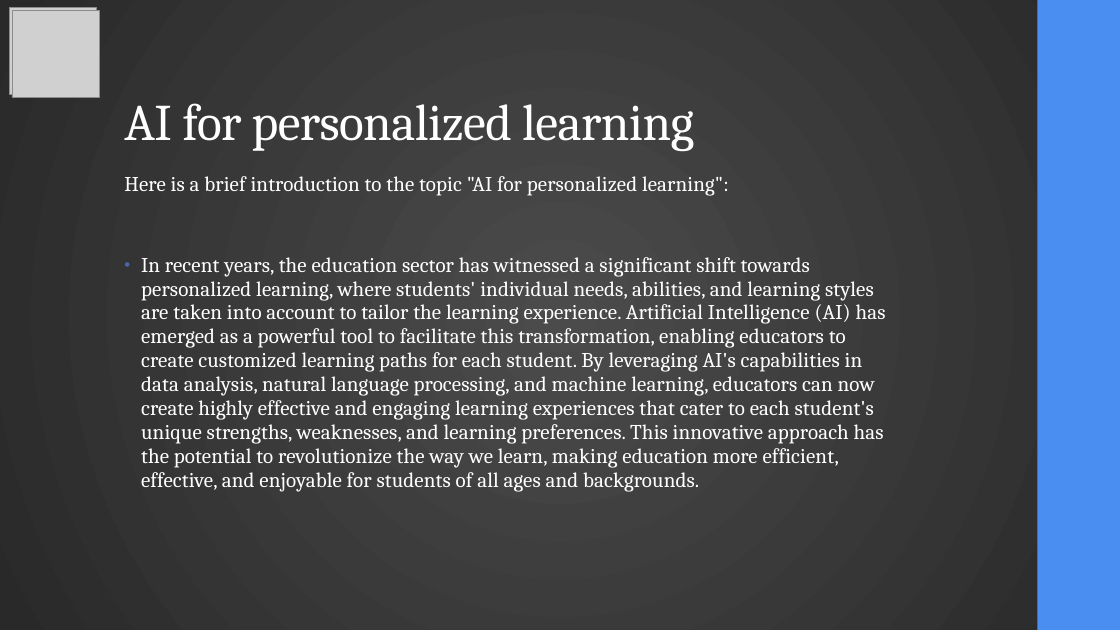
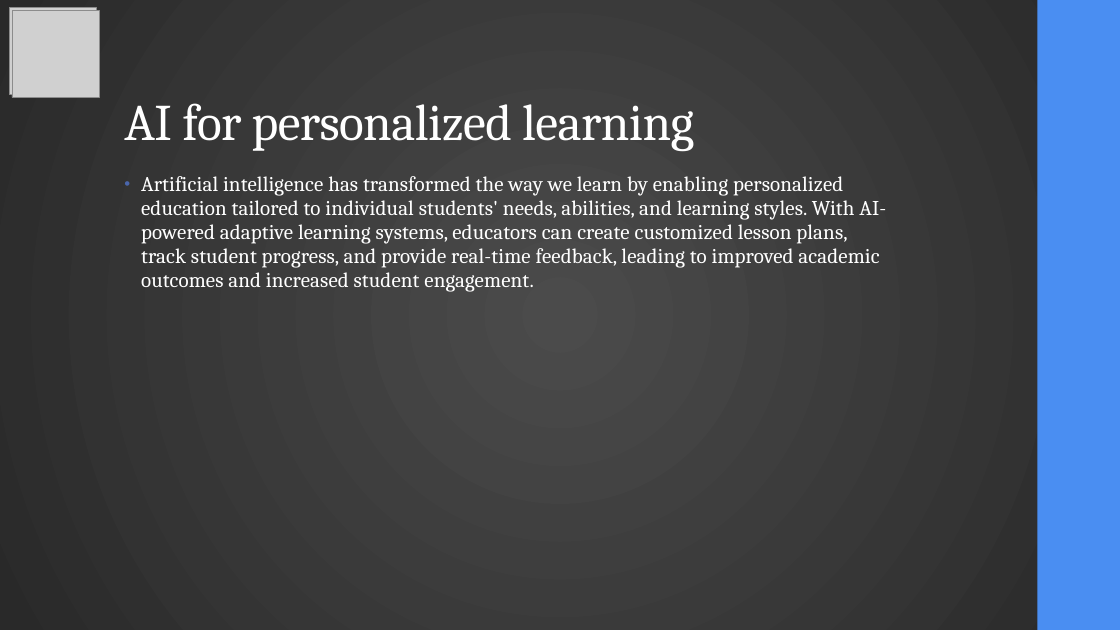
Before and after one commit to RomanMykolaichuk/DEEP_04_2025, a slide deck: slide 10 of final_presentation_eng.pptx. Drawn at 1120x630 pixels with LibreOffice and Linux fonts; fonts in the diff are those of the drawing; grey boxes stand for pictures. Boxes give left, top, right and bottom in pixels: in the first picture for what was removed or moved away, otherwise in the second. Text is boxed around its words. In the diff, an @@ line names an element or a change of style, - is before the commit and + after.

```diff
--- a/final_presentation_eng.pptx
+++ b/final_presentation_eng.pptx
@@ text at [141, 176, 886, 292]: text changed @@
-• Here is a brief introduction to the topic "AI for personalized learning":
-  In recent years, the education sector has witnessed a significant shift towards personalized learning, where students' individual needs, abilities, and learning styles are taken into account to tailor the learning experience. Artificial Intelligence (AI) has emerged as a powerful tool to facilitate this transformation, enabling educators to create customized learning paths for each student. By leveraging AI's capabilities in data analysis, natural language processing, and machine learning, educators can now create highly effective and engaging learning experiences that cater to each student's unique strengths, weaknesses, and learning preferences. This innovative approach has the potential to revolutionize the way we learn, making education more efficient, effective, and enjoyable for students of all ages and backgrounds.
+• Artificial intelligence has transformed the way we learn by enabling personalized education tailored to individual students' needs, abilities, and learning styles. With AI-powered adaptive learning systems, educators can create customized lesson plans, track student progress, and provide real-time feedback, leading to improved academic outcomes and increased student engagement.
```
Also in this commit, not shown: 13 other slides changed, 2 other files.
